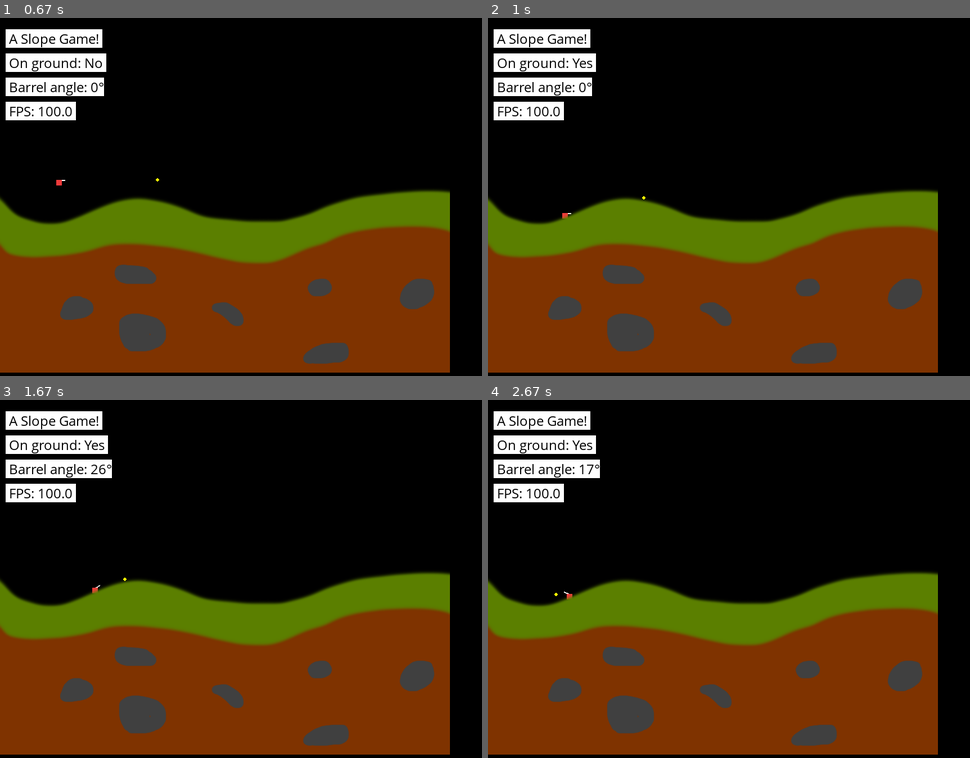
Above: before the commit, frames 1-4 (two rows, left to right).
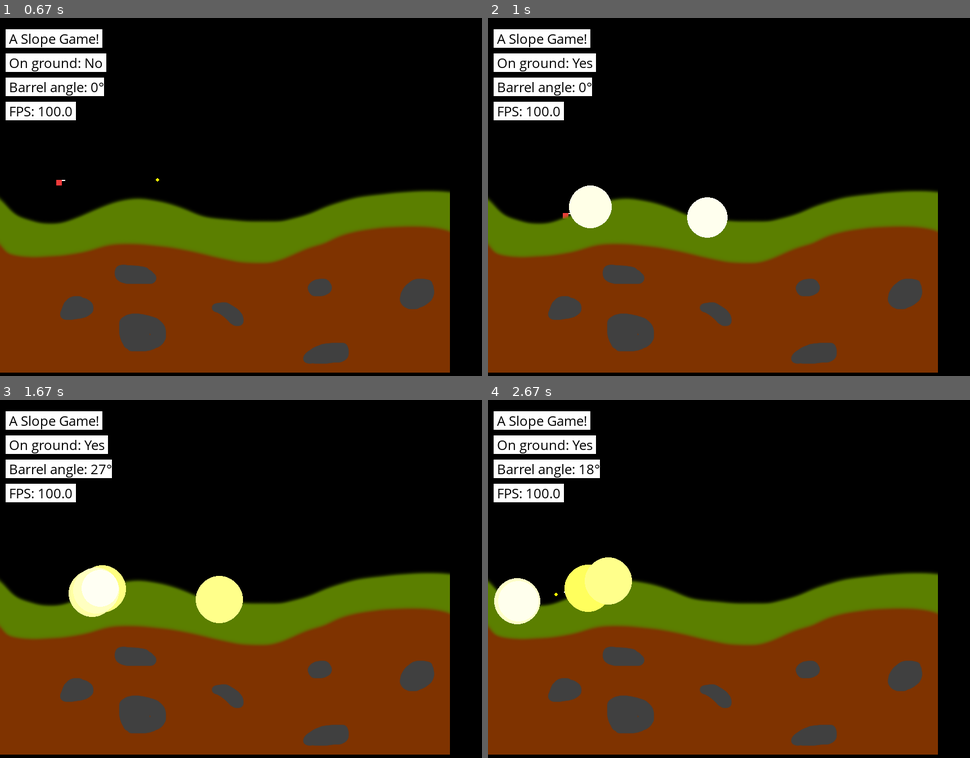
Above: after the commit, the same moments.

Repository: Spacha/Tanks
Game: pygame game, started from tanks.py
Same seed, same stepped clock (60 frames per second), same inputs: the game is played once before the commit and once after it.
Inputs (mouse positions are in pixels of both pictures, inside the frame that each line leads up to):
- Up to frame 1 (0.67 s): tap X at 0.33 s
- Up to frame 2 (1 s): hold Right from 0.67 s (still down); move the mouse to (603, 239) at 0.7 s; tap X at 0.73 s
- Up to frame 3 (1.67 s): tap X at 1.03, 1.23, 1.57 s; release Right at 1.13 s; hold Up 1.17-1.47 s; move the mouse to (154, 460) at 1.2 s; hold Right from 1.5 s (still down); move the mouse to (91, 532) at 1.53 s
- Up to frame 4 (2.67 s): tap X at 1.87, 2.07, 2.37, 2.63 s; release Right at 1.97 s; hold Left 2-2.53 s; move the mouse to (907, 468) at 2.03 s; hold Down from 2.57 s (still down); move the mouse to (598, 675) at 2.6 s

Frame 1 is identical in both runs. In frame 2, 1.6% of the frame differs, in the area x 15-50%, y 46-62%; in frame 3, 2.3%; in frame 4, 2.6%, in the area x 1-30%, y 18-63%.

Commit message:
Particles, lifetime using time comparison

Diff:
--- a/GameEngine/Core.py
+++ b/GameEngine/Core.py
@@ -3,6 +3,9 @@
 import numpy as np
 import time
 import sys
+
+# Custom events
+delete_particle_event = pg.USEREVENT + 1
 
 # Colors
 class Color:
@@ -113,9 +116,12 @@
         # World settings
         self.ground = None
         self.objects = {}
+        self.particle_labels = []
+        self._pending_objects = []
+        self._pending_particles = []
         self._pending_delete = []
 
-        self.last_loop_time = self.fps
+        self.last_delta = self.fps
 
         # initialize the actual game
         self.register_actions()
@@ -140,12 +146,13 @@
                 VIDEOEXPOSE     None
                 USEREVENT       Code
         """
-        self.actions.register(pg.QUIT,              self.exit)
-        self.actions.register(pg.KEYDOWN,           self.handle_keydown)
-        self.actions.register(pg.KEYUP,             self.handle_keyup)
-        self.actions.register(pg.MOUSEMOTION,       self.handle_mousemove)
-        self.actions.register(pg.MOUSEBUTTONDOWN,   self.handle_mousedown)
-        self.actions.register(pg.MOUSEBUTTONUP,     self.handle_mouseup)
+        self.actions.register(pg.QUIT,               self.exit)
+        self.actions.register(pg.KEYDOWN,            self.handle_keydown)
+        self.actions.register(pg.KEYUP,              self.handle_keyup)
+        self.actions.register(pg.MOUSEMOTION,        self.handle_mousemove)
+        self.actions.register(pg.MOUSEBUTTONDOWN,    self.handle_mousedown)
+        self.actions.register(pg.MOUSEBUTTONUP,      self.handle_mouseup)
+        self.actions.register(delete_particle_event, self.delete_old_particles)
         '''
         if event.type == pg.QUIT:
             exit = True
@@ -179,14 +186,18 @@
             This is called once per frame. Takes care of updating the simple "physics".
         """
         # first, delete objects that were marked to be deleted last loop
+        self.delete_old_particles(None)
         self.delete_pending_objects()
+        self.add_pending_particles()
+        self.add_pending_objects()
 
         for label, obj in self.objects.items():
-            obj.update(self.last_loop_time) # start by calculating the new position
+            obj.update(self.last_delta) # start by calculating the new position
 
             # check ground collisions (you could check other collisions here, too)
             if not obj.static:
                 self.check_ground(obj)
+
 
     def check_ground(self, obj):
         """
@@ -257,6 +268,19 @@
 
     def tick(self):
         self.clock.tick(self.fps)
+        self.last_delta = self.clock.get_time() / 1000.0
+
+    def get_ticks(self):
+        """
+            Returns seconds since game started (pg.init).
+        """
+        return pg.time.get_ticks() / 1000.0
+
+    def time(self):
+        """
+            Returns absolute time in seconds.
+        """
+        return time.time()
 
     def set_ground(self, ground):
         """
@@ -270,8 +294,15 @@
         """
             Add a new game object to the game (player, ground, npc's...).
             Overwrites the old item if there is one with the same label.
-        """
-        self.objects[obj.label] = obj
+            If the object has no label, generates a unique label for it.
+        """
+        if obj.label is None:
+            obj.label = self.generate_label()
+        #self.objects[obj.label] = obj
+        self._pending_objects.append(obj)
+
+    def add_particle(self, particle):
+        self._pending_particles.append(particle)
 
     def delete_obj(self, obj):
         """
@@ -279,13 +310,36 @@
         """
         self._pending_delete.append(obj.label)
 
+    def add_pending_objects(self):
+        for obj in self._pending_objects:
+            self.objects[obj.label] = obj
+        self._pending_objects = []
+
+    def add_pending_particles(self):
+        for particle in self._pending_particles:
+            self.add_obj(particle)
+            self.particle_labels.append(particle.label)
+
+            # set a timer to destroy the particle after its lifetime
+            # pg.time.set_timer(delete_particle_event, int(particle.lifetime * 1000))
+        self._pending_particles = []
+
     def delete_pending_objects(self):
         """
             Deletes the pending objects and clears the list.
         """
         for label in self._pending_delete:
-            del self.objects[label]
+            try:
+                del self.objects[label]
+            except KeyError:
+                print("Unkown object to be deleted: ", label)
         self._pending_delete = []
+
+    def generate_label(self):
+        """
+            Generates a unique label.
+        """
+        return "anon-" + str(hash(time.time()))
 
     def on_screen(self, obj):
         """
@@ -296,9 +350,20 @@
                 0 <= obj.position.y <= self.scr_size[1])
 
     def actual_fps(self):
-        return round(1/self.last_loop_time, 2)
+        return round(1/self.last_delta, 2)
 
     # Event handlers
+
+    def delete_old_particles(self, event):
+        for label in self.particle_labels:
+            try:
+                obj = self.objects[label]
+            except KeyError:
+                continue
+            if obj.has_life_ended():
+                # Delete label using list comprehension: https://stackoverflow.com/a/5746071
+                self.particles = [p for p in self.particle_labels if not label]
+                self.delete_obj(obj)
 
     def handle_keydown(self, event):
         code = event.unicode
@@ -336,7 +401,7 @@
     this as a parent when creating new types of game objects.
 """
 class GameObject():
-    def __init__(self, label, static=False):
+    def __init__(self, label = None, static = False):
         self.position = Vector(0.0, 0.0)
         self.velocity = Vector(0.0, 0.0)
         self.label = label
--- a/tanks.py
+++ b/tanks.py
@@ -1,5 +1,5 @@
 from enum import Enum, auto
-from math import sin, cos, radians, ceil
+from math import sin, cos, radians, ceil, log, exp
 from PIL import Image
 import pygame as pg
 import numpy as np
@@ -109,7 +109,7 @@
         self.barrel_movement += (-1 if aim else 1) * self.max_barrel_movement
 
     def shoot(self):
-        projectile = Projectile(*self.barrel_end())
+        projectile = ExplosiveProjectile(*self.barrel_end())
         projectile.velocity = self.velocity + self.barrel_vector() * self.projectile_velocity
         game.add_obj(projectile)
 
@@ -124,7 +124,7 @@
 class Projectile(GameObject):
     def __init__(self, x, y, ammo_type = None):
         # construct the parent
-        GameObject.__init__(self, 'Projectile') # TODO: Not unique!
+        GameObject.__init__(self)
 
         self.ammo_type = ammo_type
         self.position.x = x
@@ -155,6 +155,59 @@
 
     def explode(self):
         pass
+
+class ExplosiveProjectile(Projectile):
+    def __init__(self, x, y):
+        # construct the parent
+        Projectile.__init__(self, x, y, 0)
+
+    def update(self, delta):
+        super().update(delta)
+        # check if can collide / otherwise explode
+        if self.on_ground:
+            self.explode()
+
+    def explode(self):
+        print("Imma explode!")
+        game.add_particle(ExplosionParticle(self.position.x, self.position.y))
+        game.delete_obj(self)
+
+class Particle(GameObject):
+    def __init__(self):
+        super().__init__(self)
+        self.lifetime = 1.0 # in seconds
+        self.creation_time = game.get_ticks()
+    def draw(self, scr):
+        pass
+    def has_life_ended(self):
+        return (game.get_ticks() - self.creation_time) >= self.lifetime
+
+class ExplosionParticle(Particle):
+    def __init__(self, x, y):
+        super().__init__()
+        self.position.x = x
+        self.position.y = y
+        self.lifetime = 1.25
+
+        # initial parameters
+        self.frame = 0
+        self.color = (255,255,255)
+        self.radius = 0.0
+        # lifetime in frames
+        self.max_frames = self.lifetime * game.fps
+
+    def update(self, delta):
+        # self.radius += 60 * delta   # make the radius grow
+        self.radius += 8/(0.1*self.frame**2 + 1)
+        r,g,b = self.color
+        b -= 150 * delta            # make the color go from white to yellow
+        if b < 0: b = 0
+        self.color = (r, g, b)
+
+        self.frame += 1
+
+    def draw(self, scr):
+        pg.draw.circle(scr, self.color, self.position.as_tuple(), int(self.radius))
 
 """
     This is a game object that is meant to be the ground. It's static so
@@ -274,7 +327,7 @@
 game.key_actions.down( pg.K_SPACE, lambda: player.jump() )
 
 while game.running:
-    loop_start_time = time.time()
+    # loop_start_time = time.time()
 
     # -------------------------------
     #         Handle Events
@@ -296,7 +349,7 @@
     pg.display.update()
 
     game.tick()
-    game.last_loop_time = time.time() - loop_start_time
+    # game.last_loop_time = time.time() - loop_start_time
 
 pg.quit()
 sys.exit()
